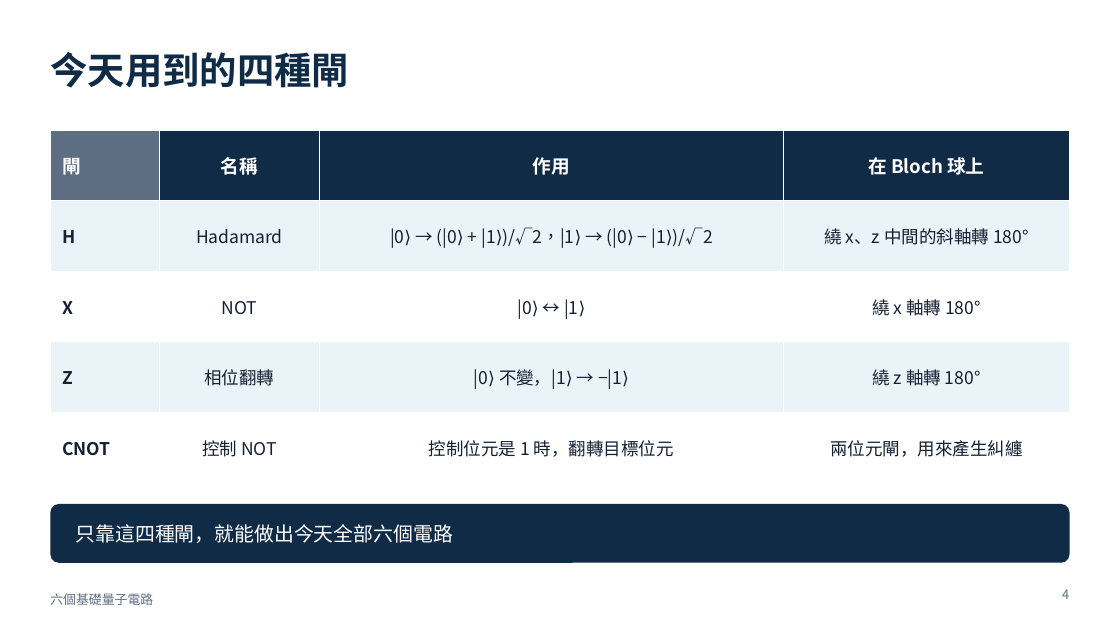
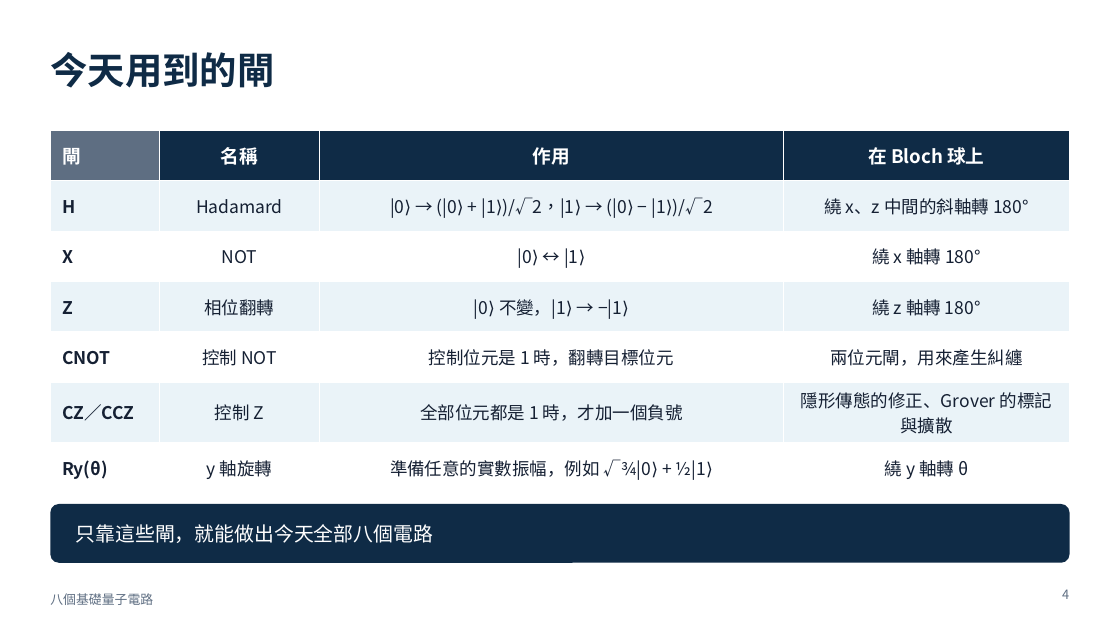
Before and after one commit to pcpcchen-coder/QuantumComputing, a slide deck: slide 4 of slides/output/basic-circuits.pptx. Drawn at 1120x630 pixels with LibreOffice and Linux fonts; fonts in the diff are those of the drawing. Boxes give left, top, right and bottom in pixels: in the first picture for what was removed or moved away, otherwise in the second. Text is boxed around its words. In the diff, an @@ line names an element or a change of style, - is before the commit and + after.

```diff
--- a/slides/output/basic-circuits.pptx
+++ b/slides/output/basic-circuits.pptx
@@ title at (50,52,274,88): text changed @@
-今天用到的四種閘
+今天用到的閘
@@ table at (50,130,1070,484) @@
+row 6: CZ／CCZ | 控制 Z | 全部位元都是 1 時，才加一個負號 | 隱形傳態的修正、Grover 的標記與擴散
+row 7: Ry(θ) | y 軸旋轉 | 準備任意的實數振幅，例如 √¾|0⟩ + ½|1⟩ | 繞 y 軸轉 θ
@@ text at (76,524,434,543): text changed @@
-只靠這四種閘，就能做出今天全部六個電路
+只靠這些閘，就能做出今天全部八個電路
@@ text at (50,593,153,605): text changed @@
-六個基礎量子電路
+八個基礎量子電路
```
Also in this commit, not shown: 23 other slides changed, 8 slides added, 16 other files.
